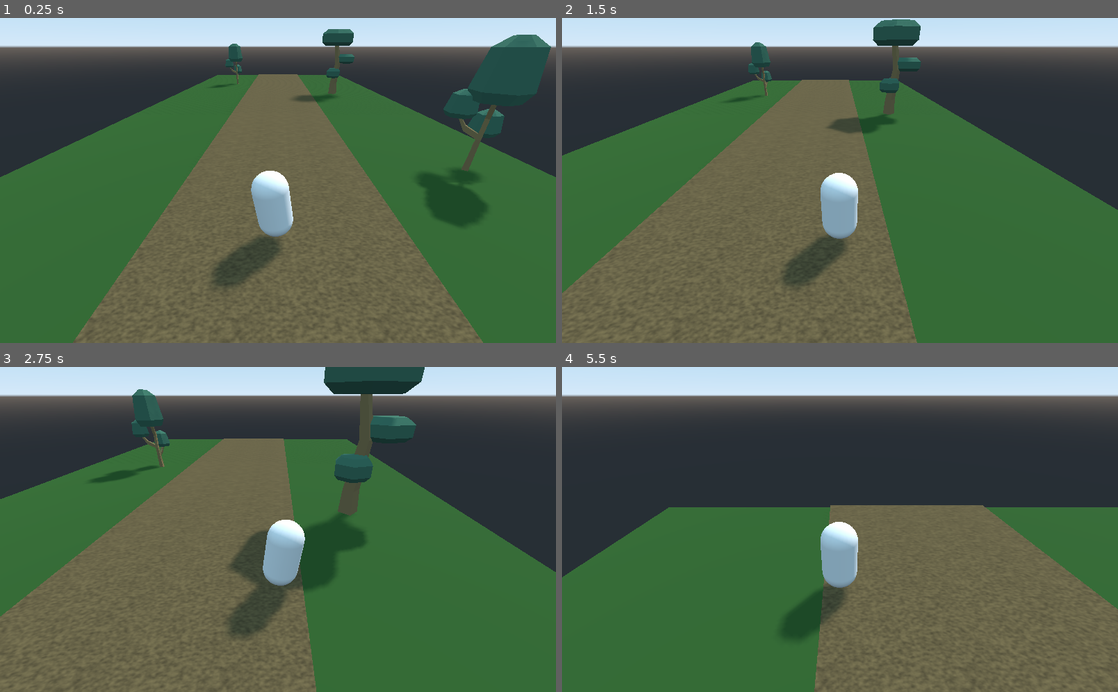
Above: before the commit, frames 1-4 (two rows, left to right).
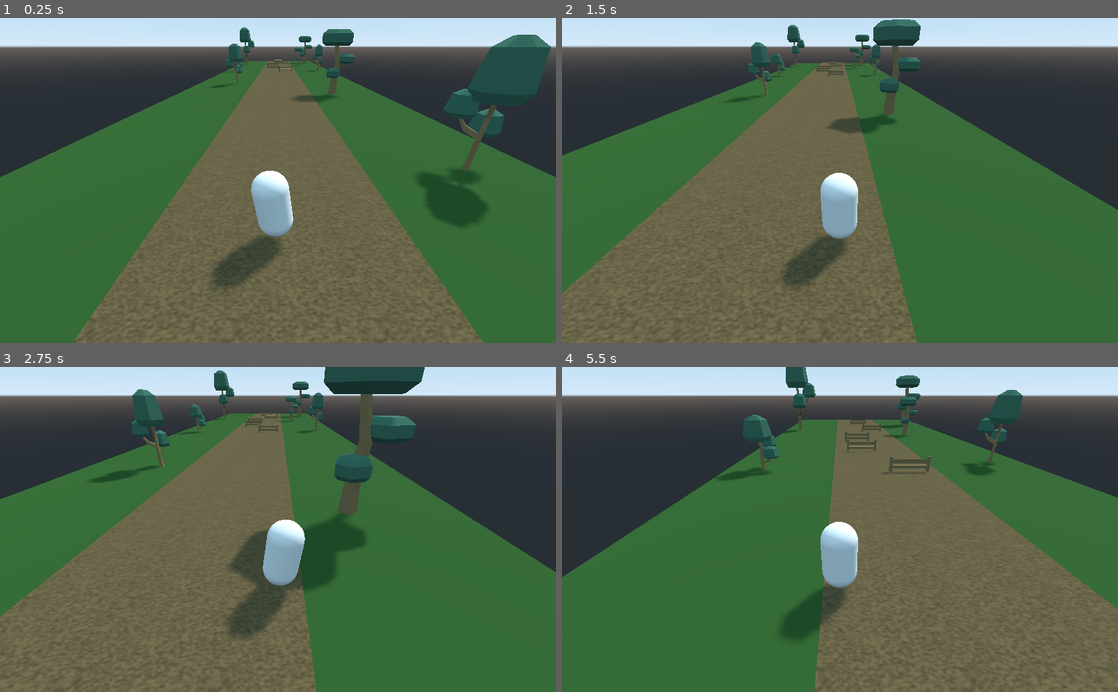
Above: after the commit, the same moments.

Repository: SPuntte/aitajuoksu-training
Game: Godot game, scene res://Main.tscn
Two runs of this game, one before a commit and one after it. Both use one fixed random seed, a clock stepped at 60 frames per second and the inputs below.
Inputs:
- Up to frame 1 (0.25 s): no input
- Up to frame 2 (1.5 s): hold Right (move_right) 0.53-1.28 s; tap Space (jump) at 0.77 s; hold Left (move_left) from 1.28 s (still down)
- Up to frame 3 (2.75 s): tap Space (jump) at 1.52 s; release Left (move_left) at 2.03 s; hold Right (move_right) from 2.03 s (still down)
- Up to frame 4 (5.5 s): tap Space (jump) at 3.02, 3.77, 4.52 s; release Right (move_right) at 3.53 s; hold Left (move_left) from 3.53 s (still down)

The runs differ from the first frame. In frame 1, 0.9% of the frame differs, in the area x 39-59%, y 2-18%; in frame 2, 1.3%; in frame 3, 2.4%; in frame 4, 15%, in the area x 19-100%, y 0-44%.

Commit message:
Add new road piece

Diff:
--- a/Main.tscn
+++ b/Main.tscn
@@ -1,8 +1,9 @@
-[gd_scene load_steps=4 format=2]
+[gd_scene load_steps=5 format=2]
 
 [ext_resource path="res://Player.tscn" type="PackedScene" id=1]
 [ext_resource path="res://RoadStart.tscn" type="PackedScene" id=2]
 [ext_resource path="res://Main.gd" type="Script" id=3]
+[ext_resource path="res://Road1.tscn" type="PackedScene" id=4]
 
 [node name="Main" type="Spatial"]
 script = ExtResource( 3 )
@@ -17,3 +18,6 @@
 [node name="Sun" type="DirectionalLight" parent="."]
 transform = Transform( 0.766045, 0.492404, 0.413176, -5.61943e-08, -0.642788, 0.766044, 0.642787, -0.586824, -0.492404, 0, 9, 0 )
 shadow_enabled = true
+
+[node name="Road1" parent="." instance=ExtResource( 4 )]
+transform = Transform( 1, 0, 0, 0, 1, 0, 0, 0, 1, 0, 0, -50 )
--- /dev/null
+++ b/Road1.tscn
@@ -0,0 +1,52 @@
+[gd_scene load_steps=5 format=2]
+
+[ext_resource path="res://RoadBase.tscn" type="PackedScene" id=1]
+[ext_resource path="res://assets/Tree_2.obj" type="ArrayMesh" id=2]
+[ext_resource path="res://assets/Tree_1.obj" type="ArrayMesh" id=3]
+[ext_resource path="res://Hurdle.tscn" type="PackedScene" id=4]
+
+[node name="Road1" instance=ExtResource( 1 )]
+
+[node name="Obstacles" type="Spatial" parent="Grass/Sand" index="1"]
+
+[node name="Hurdle" parent="Grass/Sand/Obstacles" index="0" instance=ExtResource( 4 )]
+transform = Transform( 1, 0, 0, 0, 1, 0, 0, 0, 1, 0.229592, 0.6, 18.7339 )
+
+[node name="Hurdle2" parent="Grass/Sand/Obstacles" index="1" instance=ExtResource( 4 )]
+transform = Transform( 1, 0, 0, 0, 1, 0, 0, 0, 1, -2.79151, 0.6, 11.356 )
+
+[node name="Hurdle3" parent="Grass/Sand/Obstacles" index="2" instance=ExtResource( 4 )]
+transform = Transform( 1, 0, 0, 0, 1, 0, 0, 0, 1, -2.86074, 0.6, 5.37072 )
+
+[node name="Hurdle4" parent="Grass/Sand/Obstacles" index="3" instance=ExtResource( 4 )]
+transform = Transform( 1, 0, 0, 0, 1, 0, 0, 0, 1, -1.40255, 0.6, -13.7225 )
+
+[node name="Hurdle5" parent="Grass/Sand/Obstacles" index="4" instance=ExtResource( 4 )]
+transform = Transform( 1, 0, 0, 0, 1, 0, 0, 0, 1, 0, 0.6, -3.837 )
+
+[node name="Trees" type="Spatial" parent="Grass" index="1"]
+
+[node name="Tree_1" type="MeshInstance" parent="Grass/Trees" index="0"]
+transform = Transform( -1.64684, 0, -0.526778, 0, 1.72904, 0, 0.526778, 0, -1.64684, -8.12321, 0.410612, -10.3002 )
+mesh = ExtResource( 3 )
+skeleton = NodePath("../..")
+
+[node name="Tree_3" type="MeshInstance" parent="Grass/Trees" index="1"]
+transform = Transform( 0.827502, 0, -0.561463, 0, 1, 0, 0.561463, 0, 0.827502, 7.78214, 0, 15.244 )
+mesh = ExtResource( 3 )
+skeleton = NodePath("../..")
+
+[node name="Tree_2" type="MeshInstance" parent="Grass/Trees" index="2"]
+transform = Transform( -0.323934, 0, -0.94608, 0, 0.730756, 0, 0.94608, 0, -0.323934, -10, 0, 15.7213 )
+mesh = ExtResource( 3 )
+skeleton = NodePath("../..")
+
+[node name="Tree_4" type="MeshInstance" parent="Grass/Trees" index="3"]
+transform = Transform( 1.51926, 0, 0.689328, 0, 1.66833, 0, -0.689328, 0, 1.51926, 8.53347, 0.415424, -13.0851 )
+mesh = ExtResource( 2 )
+skeleton = NodePath("../..")
+
+[node name="Tree_5" type="MeshInstance" parent="Grass/Trees" index="4"]
+transform = Transform( 0.748366, 0, 0.663286, 0, 1, 0, -0.663286, 0, 0.748366, 6.33292, 0.42911, 0 )
+mesh = ExtResource( 2 )
+skeleton = NodePath("../..")
